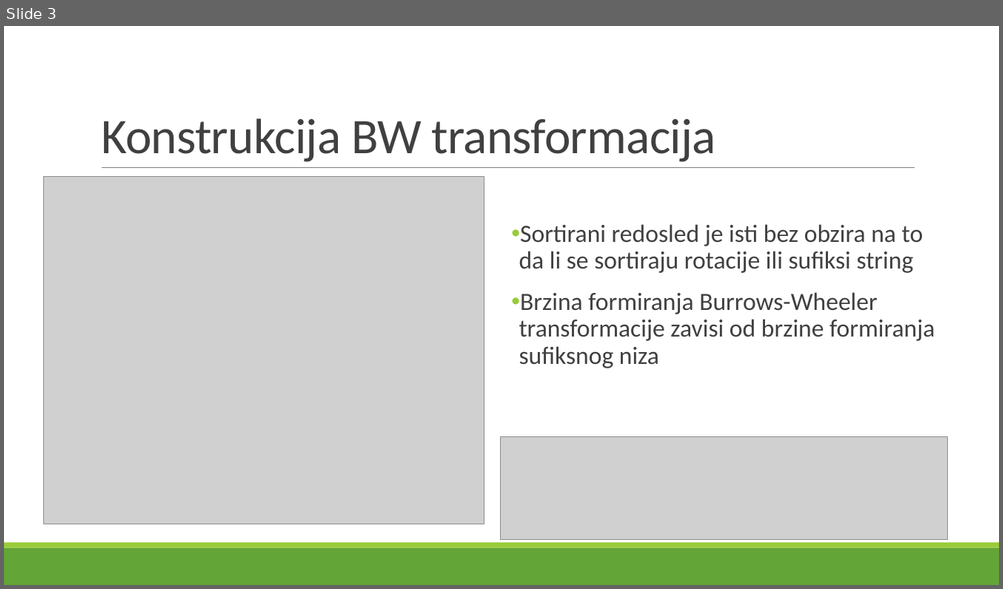
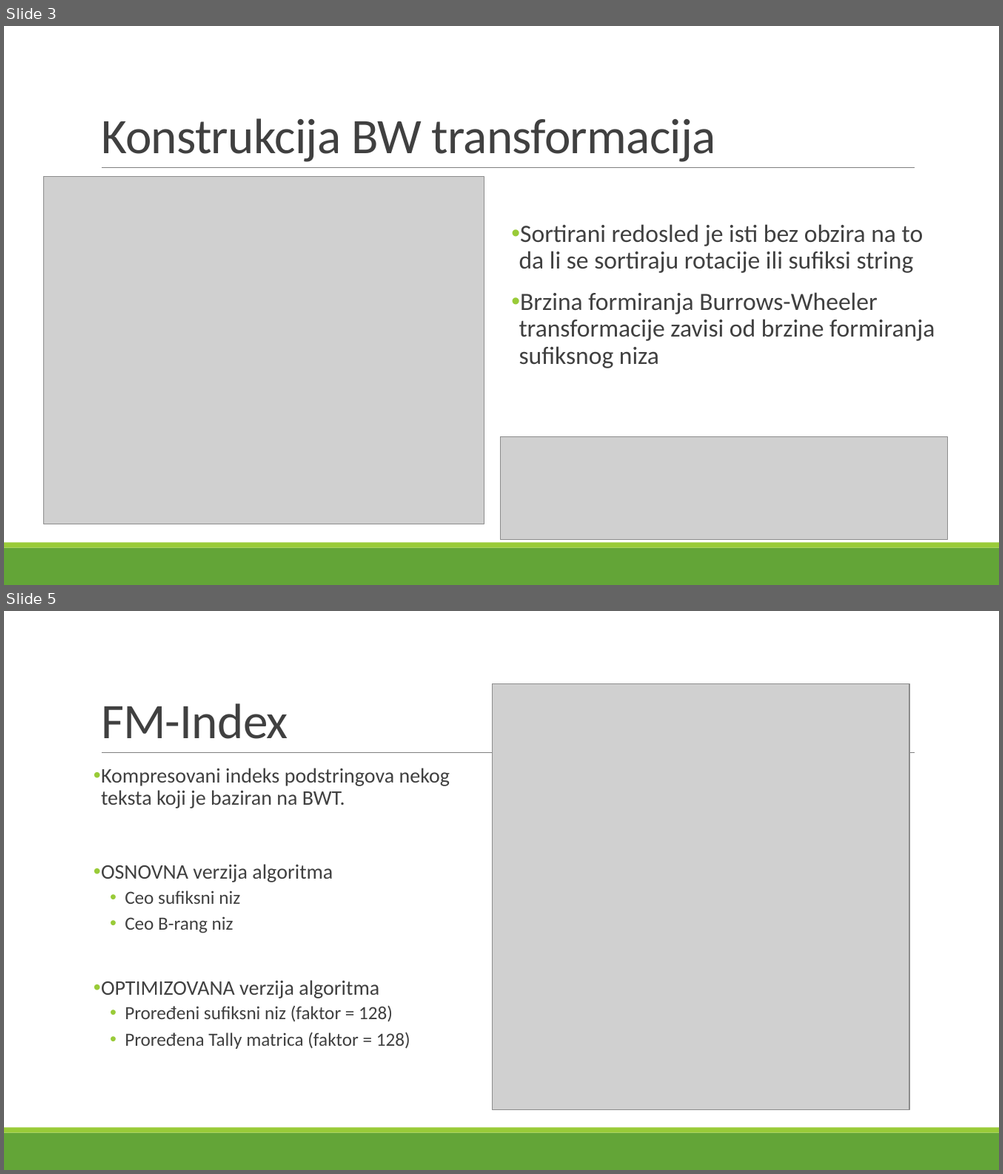
Before and after one commit to maricak/GenomicIT, a slide deck: BWT and FM index.pptx. Shown one above the other, each under a label of ours: slide 3 before the commit, slides 3 and 5 after it; the slides between them are not shown. The pictures are 1003x589 and 1003x1174 pixels, drawn with LibreOffice and Linux fonts; fonts in the diff are those of the drawing; grey boxes stand for pictures. Boxes give left, top, right and bottom in pixels: in the first picture for what was removed or moved away, otherwise in the second. Text is boxed around its words. In the diff, an @@ line names an element or a change of style, - is before the commit and + after.

```diff
--- a/BWT and FM index.pptx
+++ b/BWT and FM index.pptx
@@ slide 5 added at [4, 611, 999, 1170], background #FFFFFF; not listed: 3 template elements that a slide beside it also shows @@
@@ picture added at [492, 684, 909, 1111] @@
@@ title added at [101, 703, 288, 739], 48 pt, text #404040 @@
+FM-Index
@@ text added at [101, 768, 449, 1049], 20 pt, text #404040 @@
+• Kompresovani indeks podstringova nekog teksta koji je baziran na BWT.
+• OSNOVNA verzija algoritma
+  • Ceo sufiksni niz
+  • Ceo B-rang niz
+• OPTIMIZOVANA verzija algoritma
+  • Proređeni sufiksni niz (faktor = 128)
+  • Proređena Tally matrica (faktor = 128)
```
Also in this commit, not shown: 3 other slides added, 1 slide removed.
